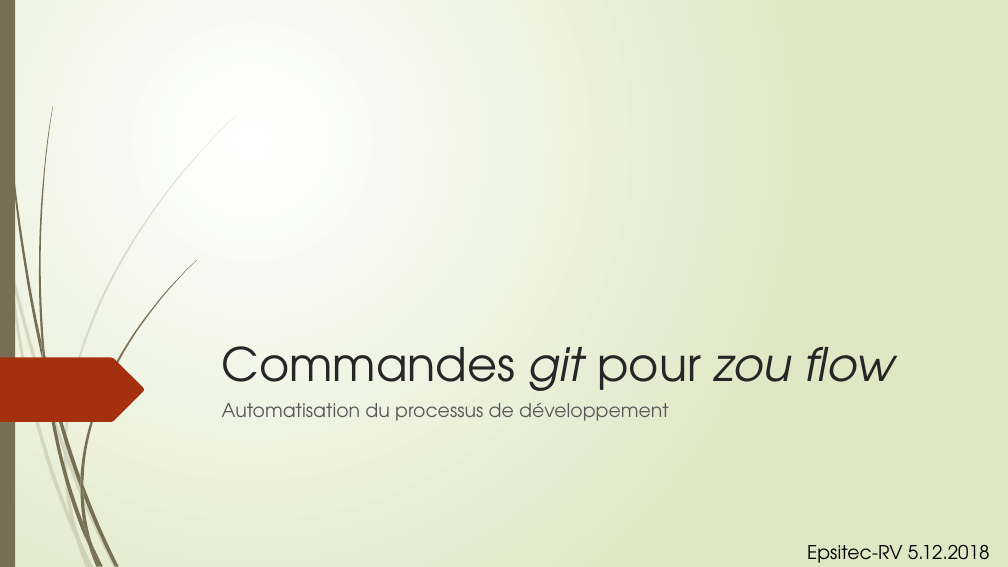
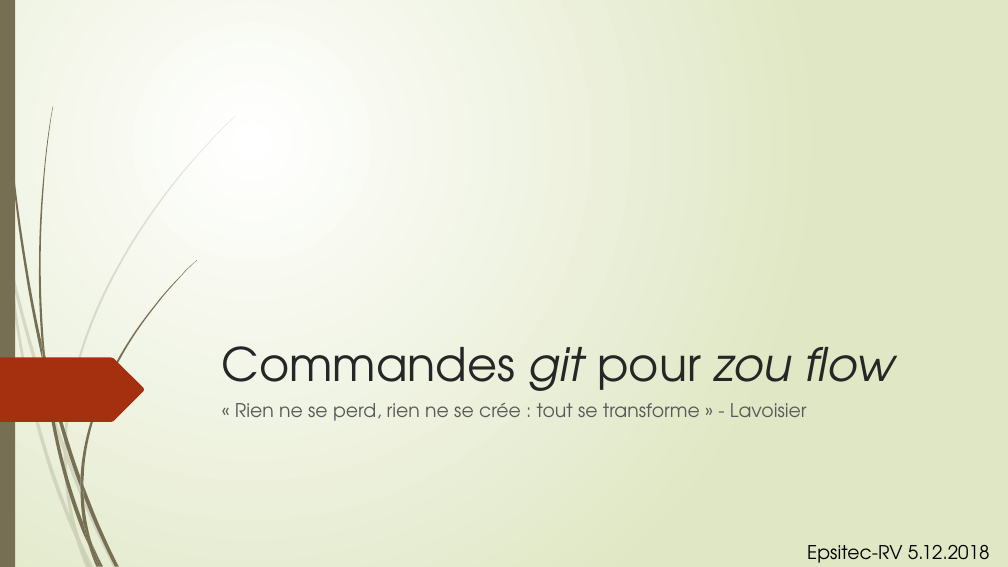
Before and after one commit to epsitec-sa/zou, a slide deck: slide 1 of .Documentation/Commandes git pour zou flow.pptx. Drawn at 1008x567 pixels with LibreOffice and Linux fonts; fonts in the diff are those of the drawing. Boxes give left, top, right and bottom in pixels: in the first picture for what was removed or moved away, otherwise in the second. Text is boxed around its words. In the diff, an @@ line names an element or a change of style, - is before the commit and + after.

Commit message:
doc: update 'commandes git pour zou-flow' ppp.

```diff
--- a/.Documentation/Commandes git pour zou flow.pptx
+++ b/.Documentation/Commandes git pour zou flow.pptx
@@ subtitle at [235, 403, 807, 421]: text changed @@
-Automatisation du processus de développement
+« Rien ne se perd, rien ne se crée : tout se transforme » - Lavoisier
```
Also in this commit, not shown: 16 other slides changed.
